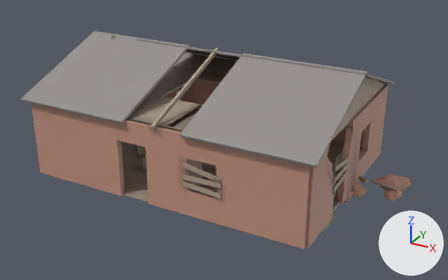
One commit to the glTF model jogo/assets/ruinas/casa_r2.glb: the scene before it, then after it.
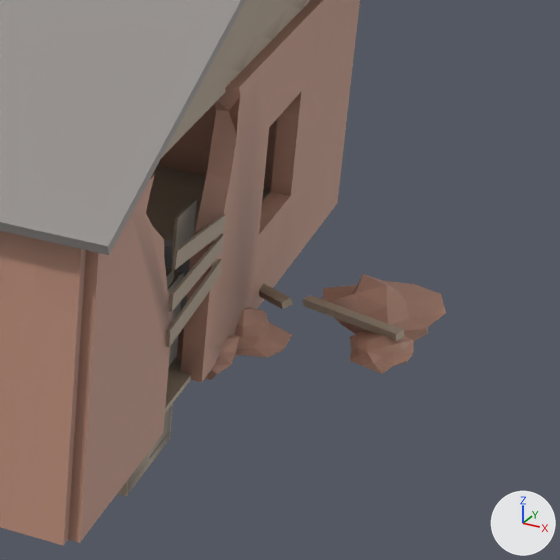
The first picture shows the older version from a 50 mm lens placed at (11.21, -19.65, 10.87), pointed at (0.63, -0.42, 1.26). The close-ups show the older and then the newer version on the part from 64% to 99% of the width and 35% to 90% of the height of that picture. Only the edits that show in the close-ups are written down. Every picture has the same lights, and +X, +Y and +Z are marked at lower right. Objects named as collision shapes, trigger or cutter boxes, shadow casters or lower levels of detail are left out. Where no turn or scale is listed for an object, it has been applied to the vertices. Vertices at exactly the same position are counted once.

Objects in the first close-up: 'chao', 'entulho_fora', 'estante_sala1', 'ext0_0', 'ext0_1', 'ext0_1_tabua_26', 'ext0_2', 'sala_quadro', 'telhado', 'telhado_oitao2' and 2 more.
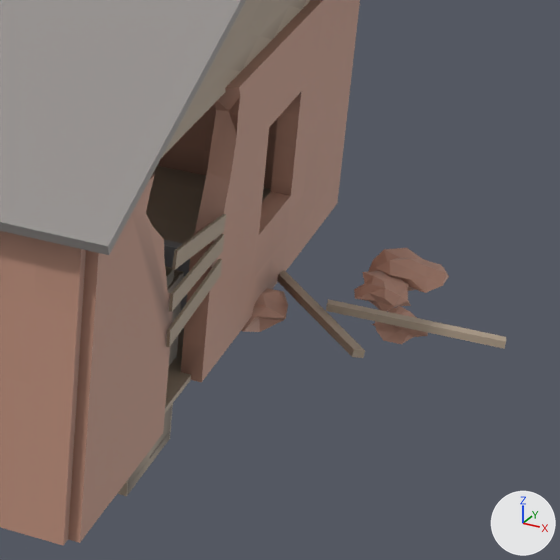
Where the newer file only moved an object's origin or applied its transform, the numbers keep the older frame.

What differs and where, as boxes (x1, y1, x2, y2) in the close-ups (560 x 560 px; the box of a moved part takes in the faces that stretch with it):
'entulho_fora', reshaped, moved: before (176, 274, 446, 380); after (241, 248, 506, 358)
'sala_quadro', deleted: before (171, 199, 197, 258)
part 1 of me_icosphere_008, moved or reshaped: before (259, 283, 292, 309); after (326, 299, 506, 349)
part 2 of me_icosphere_008, rebuilt: before (234, 307, 292, 358); after (241, 288, 288, 332)
part 3 of me_icosphere_008, added (brown): after (354, 271, 411, 312)
part 4 of me_icosphere_008, added (brown): after (372, 306, 428, 344)
part 5 of me_icosphere_008, added (brown): after (368, 248, 449, 293)
part 6 of me_icosphere_008, added (brown): after (277, 271, 365, 358)
part 7 of me_icosphere_008, deleted (brown): before (176, 328, 240, 380)
part 8 of me_icosphere_008, deleted (brown): before (303, 274, 446, 374)

What the commit changed:
me_icosphere_008 is used by ob_entulho_fora; location (6.79, 1.57, 0.0).
me_icosphere_008 had 200 vertices, 376 faces and spanned x -2.15..0.63, y -2.24..0.62, z -0.27..0.31.
me_icosphere_008 now has 208 vertices, 392 faces and spans x -1.77..1.43, y -2.01..1.0, z -0.26..0.31.
me_icosphere_008 part 1: the loose piece of 20 vertices spanning x -2.15..-0.78, y -0.8..0.26, z 0.02..0.28 is multiplied about its middle by the matrix ((-0.737, 0.829, 0.051), (-0.818, -0.713, -0.233), (-0.141, -0.193, 1.084)), then moved by (2.01, -0.58, 0.0).
me_icosphere_008 part 2: the loose piece of 42 vertices spanning x -1.62..-0.67, y -1.59..-0.71, z -0.19..0.24 is rebuilt with 42 vertices and now spans x -1.77..-0.72, y -1.35..-0.5, z -0.26..0.25.
me_icosphere_008 part 3: a new loose piece of 42 vertices spanning x -0.28..0.31, y -0.31..0.31, z -0.13..0.14, in mat_tijolo.
me_icosphere_008 part 4: a new loose piece of 42 vertices spanning x 0.07..0.67, y -0.95..-0.32, z -0.12..0.15, in mat_tijolo.
me_icosphere_008 part 5: a new loose piece of 42 vertices spanning x -0.3..0.54, y 0.16..1.0, z -0.22..0.17, in mat_tijolo.
me_icosphere_008 part 6: a new loose piece of 20 vertices spanning x -1.13..0.31, y -2.01..-0.15, z -0.01..0.31, in mat_madeira.
me_icosphere_008 part 7: the loose piece of 42 vertices spanning x -1.89..-1.03, y -2.24..-1.32, z -0.21..0.19 is deleted.
me_icosphere_008 part 8: 96 vertices removed from x -0.76..0.63, y -1.16..0.62, z -0.27..0.31.
Object 'sala_quadro' (ob_sala_quadro) is deleted.
Object 'entulho_fora' (ob_entulho_fora) moves from (6.79, 1.57, 0.0) to (6.66, 2.02, 0.0).
